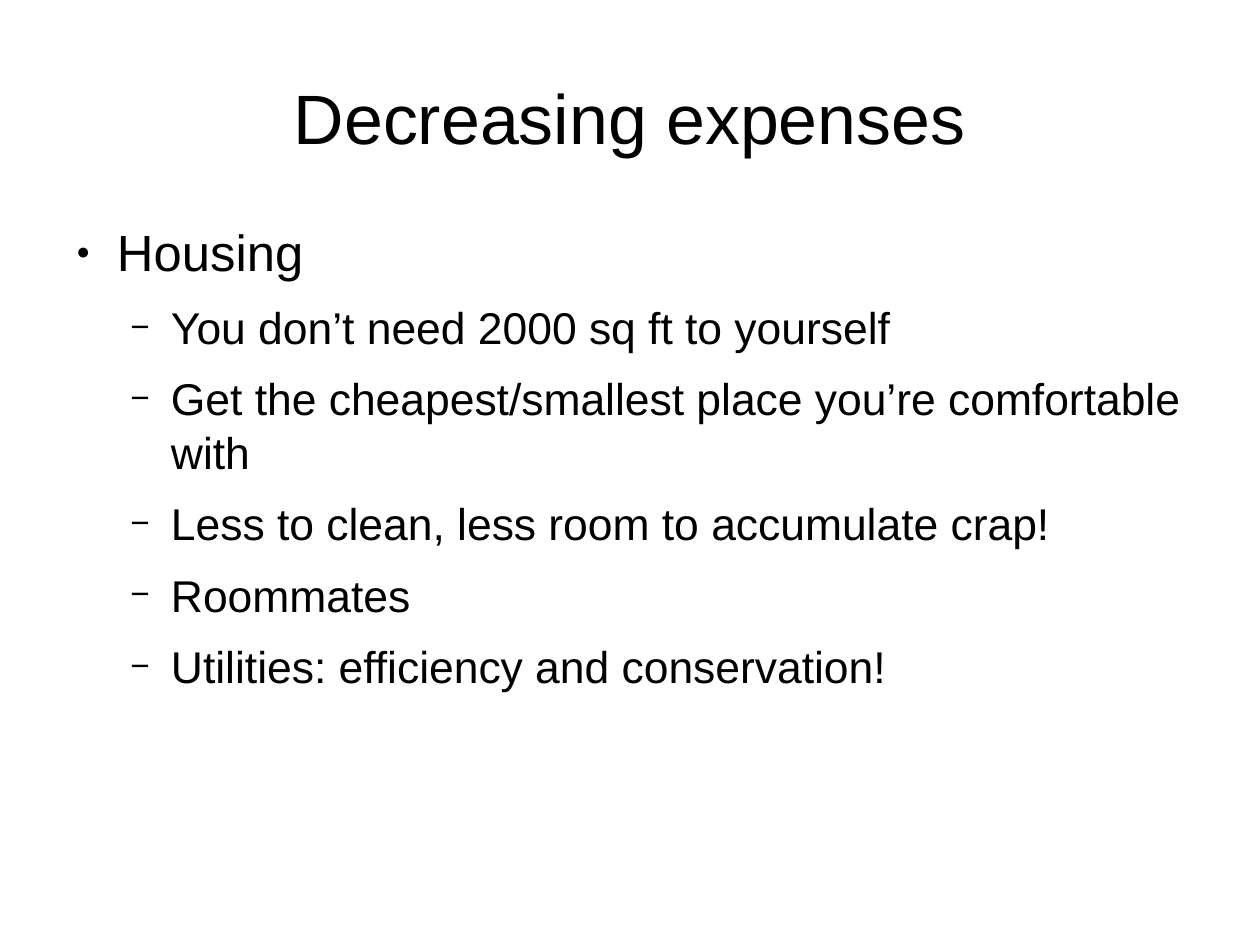
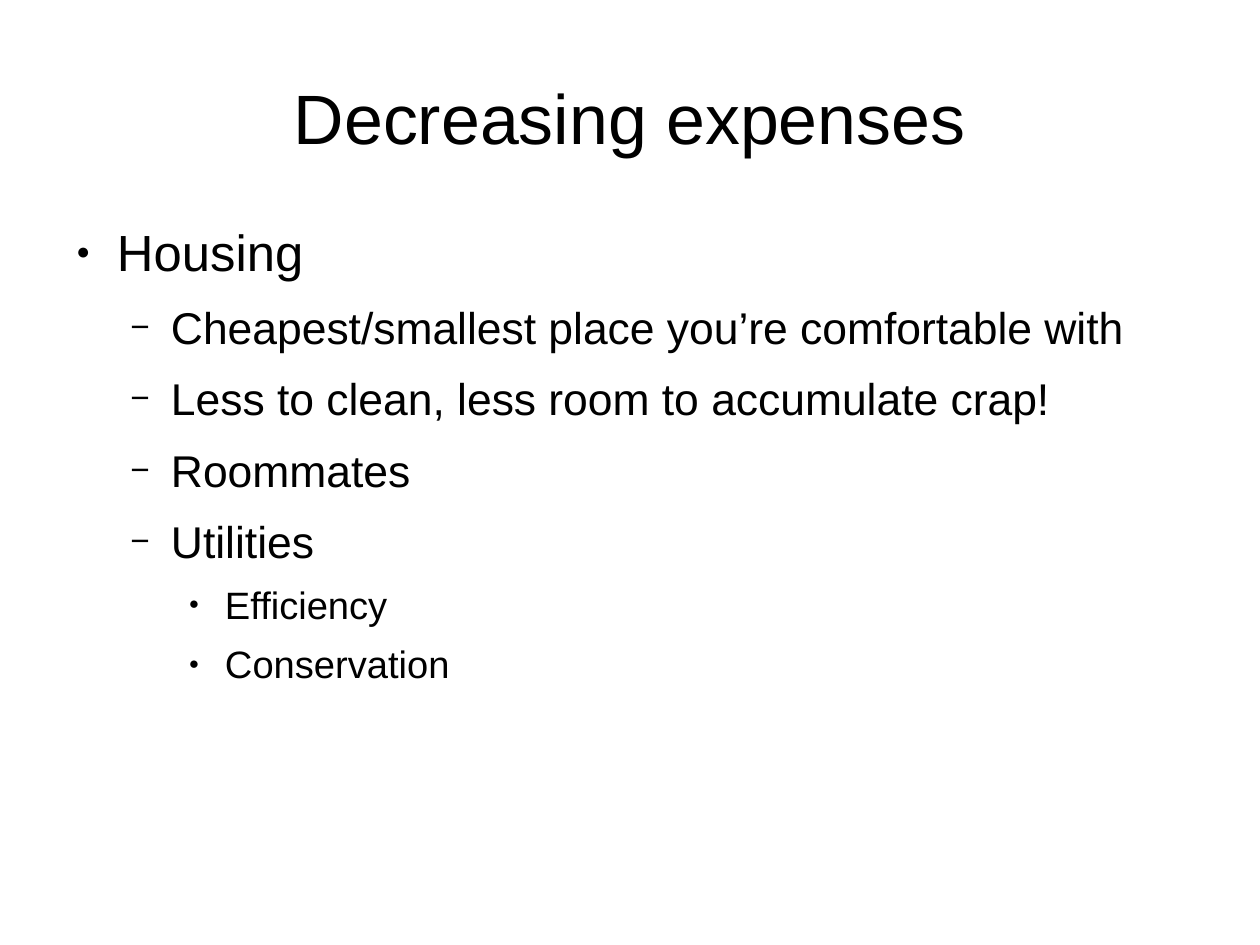
Before and after one commit to rettigs/presentations, a slide deck: slide 42 of finance_talk.odp (slide 44 before the commit). Drawn at 1260x945 pixels with LibreOffice and Linux fonts; fonts in the diff are those of the drawing. Boxes give left, top, right and bottom in pixels: in the first picture for what was removed or moved away, otherwise in the second. Text is boxed around its words. In the diff, an @@ line names an element or a change of style, - is before the commit and + after.

```diff
--- a/finance_talk.odp
+++ b/finance_talk.odp
@@ text at (x1=171, y1=311, x2=1123, y2=353): text changed @@
-  − You don’t need 2000 sq ft to yourself
-  − Get the cheapest/smallest place you’re comfortable with
+  − Cheapest/smallest place you’re comfortable with
@@ text at (x1=171, y1=525, x2=449, y2=679): text changed; size 28 to 24 pt @@
-  − Utilities: efficiency and conservation!
+  − Utilities
+    ● Efficiency
+    ● Conservation
```
Also in this commit, not shown: 50 other slides changed, 8 slides added, 9 slides removed.
